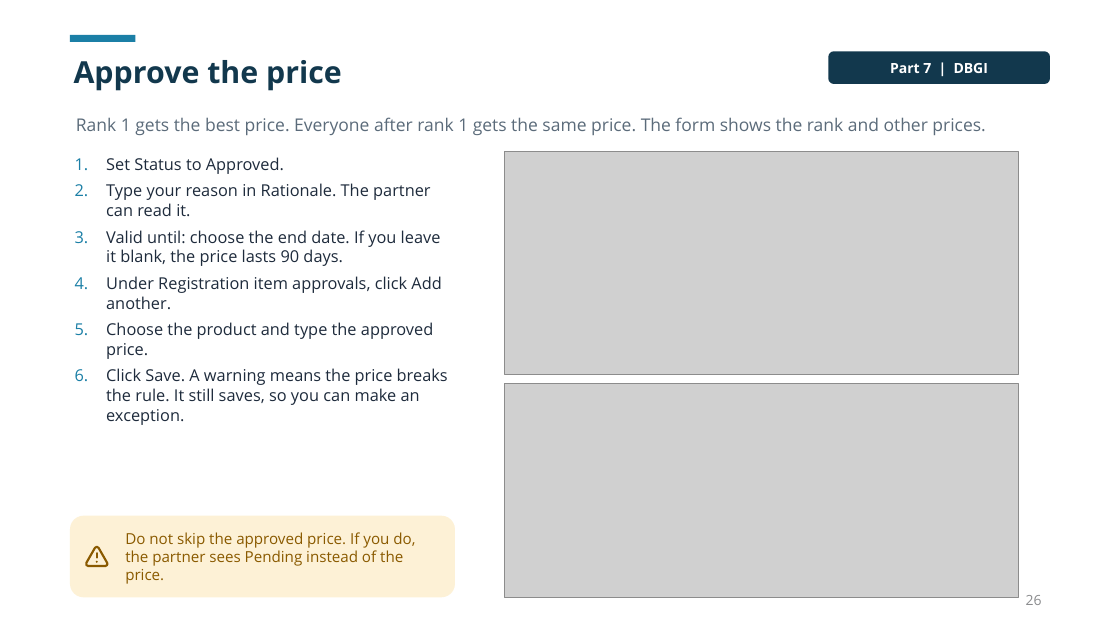
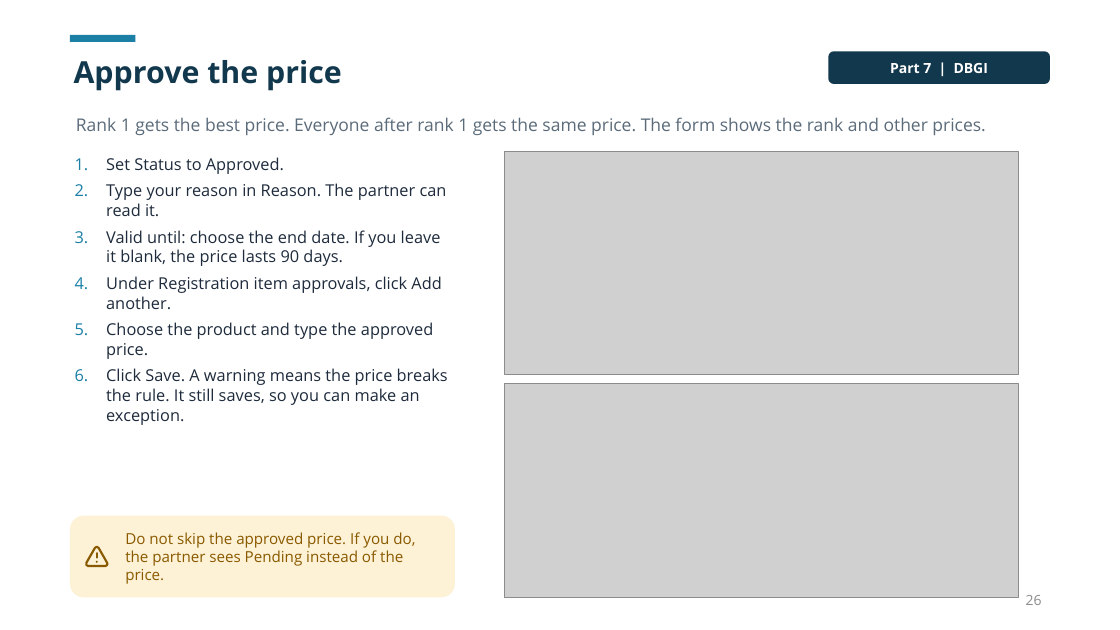
Before and after one commit to dbsuarez/dbgi-deal-registration-portal, a slide deck: slide 26 of docs/guides/Portal User Guide 2026-11/Using the DBGI Portal.pptx. Drawn at 1120x630 pixels with LibreOffice and Linux fonts; fonts in the diff are those of the drawing; grey boxes stand for pictures. Boxes give left, top, right and bottom in pixels: in the first picture for what was removed or moved away, otherwise in the second. Text is boxed around its words. In the diff, an @@ line names an element or a change of style, - is before the commit and + after.

```diff
--- a/docs/guides/Portal User Guide 2026-11/Using the DBGI Portal.pptx
+++ b/docs/guides/Portal User Guide 2026-11/Using the DBGI Portal.pptx
@@ text at bbox=[106, 183, 447, 216]: text changed @@
-2. Type your reason in Rationale. The partner can read it.
+2. Type your reason in Reason. The partner can read it.
```
Also in this commit, not shown: 1 other slide changed, 58 other files.
